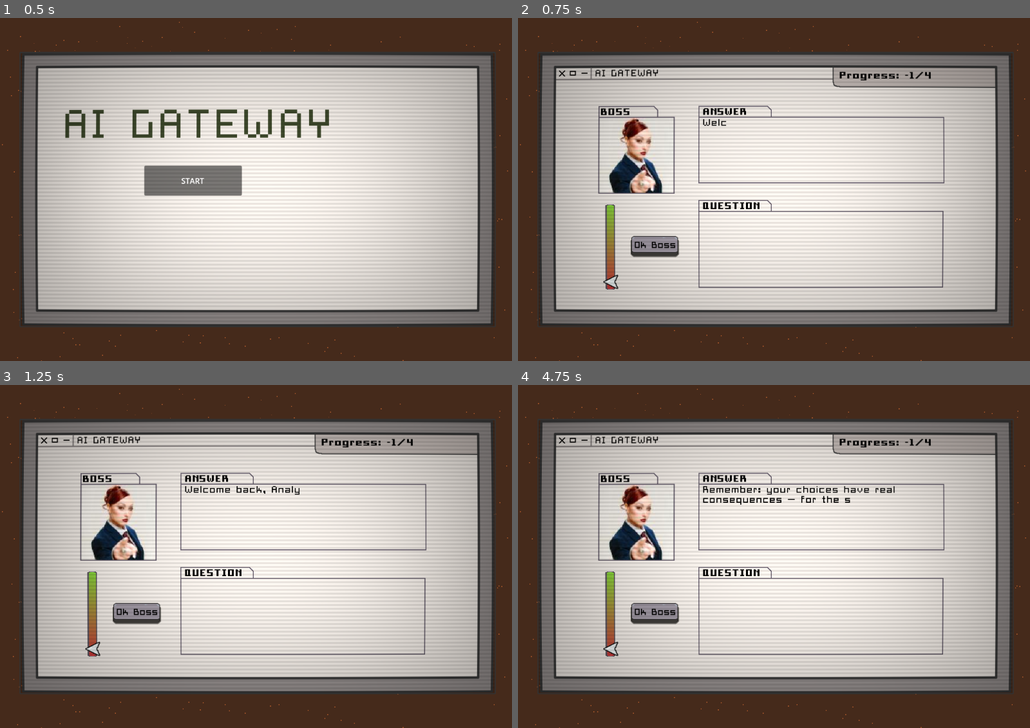
Above: before the commit, frames 1-4 (two rows, left to right).
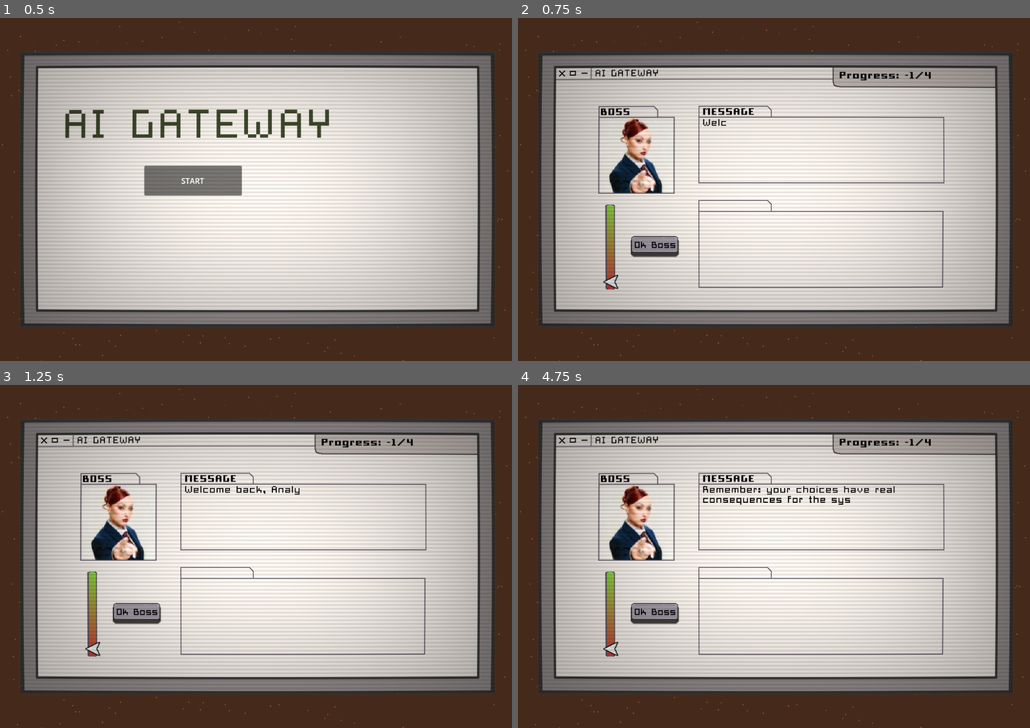
Above: after the commit, the same moments.

Repository: campiao/ai-ethics-sgame
Game: Godot game, scene res://scenes/main_menu.tscn
The game is run twice, just before and just after one commit, with the same random seed, the same clock (stepped at 60 frames per second) and the same inputs.
Inputs (mouse positions are in pixels of both pictures, inside the frame that each line leads up to):
- Up to frame 1 (0.5 s): no input
- Up to frame 2 (0.75 s): click "START" at 0.5 s
- Up to frame 3 (1.25 s): no input
- Up to frame 4 (4.75 s): click (656, 614) at 1.25 s; click (656, 614) at 2 s; click (656, 614) at 2.75 s; move the mouse to (886, 539) at 3.52 s; click (886, 539) at 3.6 s; move the mouse to (671, 573) at 4.27 s; click (671, 573) at 4.35 s

Frame 1 is identical in both runs. In frame 2, 0.3% of the frame differs, in the area x 36-48%, y 26-56%; in frame 3, 0.3%; in frame 4, 0.4%, in the area x 36-64%, y 26-56%.

Commit message:
feat: add more meaningful text to labels and fix some text errors

Diff:
--- a/ai-ethics-serious-game/resources/entities_data_v2.json
+++ b/ai-ethics-serious-game/resources/entities_data_v2.json
@@ -8,7 +8,7 @@
 	},
 	"1":{
 		"question_text": "CASE #1377 — A virtual assistant gave a confident legal answer. A user followed it and faced consequences. How much should we trust confident AI responses?",
-		"answer_text": "The assistant gave a detailed, fluent explanation — but the sources weren't verified.",
+		"answer_text": "The assistant gave a detailed, fluent explanation, but the sources weren't verified.",
 		"confidence_target": 85,
 		"feedback_perceptive": "A disclaimer was added to AI replies. User trust dropped, but accuracy complaints fell sharply.",
 		"feedback_missed": "Poor judgment in trust led to repeated misuse. Confidence in the system eroded after more incidents."
--- a/ai-ethics-serious-game/resources/entities_data_v2_2.json
+++ b/ai-ethics-serious-game/resources/entities_data_v2_2.json
@@ -1,30 +1,30 @@
 {
 	"0":{
-    	"question_text": "CASE #0420 — After deploying a diagnostic AI trained on millions of medical records, a hospital proposed removing doctors from certain review steps. How much should we trust the AI?",
-    	"answer_text": "The AI shows high accuracy in tests but lacks contextual judgment in rare or ethical cases.",
-    	"confidence_target": 30,
-    	"feedback_perceptive": "Human doctors stayed involved. Misdiagnoses decreased, and patient trust remained high.",
-    	"feedback_missed": "Over- or under-reliance caused delays or errors in diagnoses, shaking public confidence in the hospital."
+		"question_text": "CASE #0420 — After deploying a diagnostic AI trained on millions of medical records, a hospital proposed removing doctors from certain review steps. How much should we trust the AI?",
+		"answer_text": "The AI shows high accuracy in tests but lacks contextual judgment in rare or ethical cases.",
+		"confidence_target": 30,
+		"feedback_perceptive": "Human doctors stayed involved. Misdiagnoses decreased, and patient trust remained high.",
+		"feedback_missed": "Over- or under-reliance caused delays or errors in diagnoses, shaking public confidence in the hospital."
   	},
   	"1":{
-    	"question_text": "CASE #0875 — A chatbot gave confident legal advice that seemed credible. A user acted on it and suffered financial loss. Should people rely on confident AI outputs?",
-    	"answer_text": "The chatbot generated its response based on patterns in public forums, not verified sources.",
-    	"confidence_target": 20,
-    	"feedback_perceptive": "Users learned to double-check. Misinformation cases dropped, and usage remained stable.",
-    	"feedback_missed": "Blind trust or total doubt led to harm — either spreading false info or ignoring valid help."
+		"question_text": "CASE #0875 — A chatbot gave confident legal advice that seemed credible. A user acted on it and suffered financial loss. Should people rely on confident AI outputs?",
+		"answer_text": "The chatbot generated its response based on patterns in public forums, not verified sources.",
+		"confidence_target": 20,
+		"feedback_perceptive": "Users learned to double-check. Misinformation cases dropped, and usage remained stable.",
+		"feedback_missed": "Blind trust or total doubt led to harm,  either spreading false info or ignoring valid help."
   	},
   	"2":{
-    	"question_text": "CASE #2311 — An AI-created artwork won an international prize. Later, several artists claimed parts of their work were used. How original is this image?",
-    	"answer_text": "The image was generated by recombining visual elements from a large dataset of prior works.",
-    	"confidence_target": 70,
-    	"feedback_perceptive": "Organizers clarified rules. Artists and audiences accepted the decision as fair.",
-    	"feedback_missed": "The contest faced criticism for unclear boundaries, losing trust from the art community."
+		"question_text": "CASE #2311 — An AI-created artwork won an international prize. Later, several artists claimed parts of their work were used. How original is this image?",
+		"answer_text": "The image was generated by recombining visual elements from a large dataset of prior works.",
+		"confidence_target": 70,
+		"feedback_perceptive": "Organizers clarified rules. Artists and audiences accepted the decision as fair.",
+		"feedback_missed": "The contest faced criticism for unclear boundaries, losing trust from the art community."
   	},
   	"3":{
-    	"question_text": "CASE #3194 — A hiring AI system rejected many candidates from a specific background. The company defended its neutrality. Can this system be trusted to be fair?",
-    	"answer_text": "The AI was trained on past decisions that reflected biased hiring practices.",
-    	"confidence_target": 25,
-    	"feedback_perceptive": "The system was audited. Hiring became more transparent, with improved fairness metrics.",
-    	"feedback_missed": "Neglecting bias concerns led to public backlash and internal resignations."
+		"question_text": "CASE #3194 — A hiring AI system rejected many candidates from a specific background. The company defended its neutrality. Can this system be trusted to be fair?",
+		"answer_text": "The AI was trained on past decisions that reflected biased hiring practices.",
+		"confidence_target": 25,
+		"feedback_perceptive": "The system was audited. Hiring became more transparent, with improved fairness metrics.",
+		"feedback_missed": "Neglecting bias concerns led to public backlash and internal resignations."
   	}
 }
--- a/ai-ethics-serious-game/scenes/level_one.tscn
+++ b/ai-ethics-serious-game/scenes/level_one.tscn
@@ -571,10 +571,10 @@
 
 [node name="PostLevelScreen" parent="." instance=ExtResource("18_w4tp6")]
 visible = false
-good_ending_text = "Congratulations, you had a good error rate! You made sure AI's we hire meet our ethical and moral values!
+good_ending_text = "Congratulations, your score met our minimum standards! Your actions had a positive impact in the world.
 As a reward, you have been promoted! Ahead lies a new challenge :)"
 bad_ending_text = "Oh no, you seem to have performed really badly!
-You have another change to correctly identify the unethical AI's. Do not dissapoint us again..."
+However, we will give you another chance to prove your worth. Do not dissapoint us again..."
 
 [connection signal="pressed" from="UI/AcceptButton" to="." method="_on_accept_button_pressed"]
 [connection signal="pressed" from="UI/OkBossButton" to="." method="_on_ok_boss_button_pressed"]
--- a/ai-ethics-serious-game/scenes/level_two.tscn
+++ b/ai-ethics-serious-game/scenes/level_two.tscn
@@ -106,6 +106,7 @@
 text = "MESSAGE"
 
 [node name="TitleQuestionLabel" type="Label" parent="UI_Dialog"]
+visible = false
 layout_mode = 0
 offset_left = 388.0
 offset_top = 387.0
@@ -251,6 +252,7 @@
 vertical_alignment = 1
 
 [node name="TitleImageLeftLabel2" type="Label" parent="UI_Images"]
+layout_mode = 0
 offset_left = 194.0
 offset_top = 545.0
 offset_right = 894.0
@@ -258,7 +260,7 @@
 theme_override_colors/font_color = Color(0, 0, 0, 1)
 theme_override_fonts/font = ExtResource("3_4br1q")
 theme_override_font_sizes/font_size = 20
-text = "CLICK ON THE IMAGE YOU BELIEVE IS AI GENERTYED"
+text = "CLICK ON THE IMAGE YOU BELIEVE IS AI GENERATED"
 horizontal_alignment = 1
 
 [node name="ImagePairs" type="Node2D" parent="."]
--- a/ai-ethics-serious-game/scripts/level_one/world_manager.gd
+++ b/ai-ethics-serious-game/scripts/level_one/world_manager.gd
@@ -59,7 +59,7 @@
 var first_level_text := [
 	"Today, you’ll review decisions made by AI in critical areas: healthcare, education, security.",
 	"Your task is to evaluate how much trust each decision deserves. Use the slider to indicate your judgment.",
-	"Remember: your choices have real consequences — for the system, and for people’s lives.",
+	"Remember: your choices have real consequences for the system, and for people’s lives.",
 	"Don’t trust blindly. Don’t reject without thought.",
 	"The first case is ready."
 ]
@@ -138,6 +138,7 @@
 	if not boss_entity.over:
 		boss_entity.is_it_over(answer_label);
 	else:
+		$UI/TitleQuestionLabel.visible = true
 		advance_level()
 
 func base_button_logic() -> void:
@@ -166,9 +167,14 @@
 	ok_boss_button.show()
 
 
+
+
 func advance_to_normal_screen() -> void:
 	ok_boss_button.hide()
 	accept_button.show()
+
+	$UI/TitleAnswerLabel.text = "DETAILS"
+	$UI/TitleQuestionLabel.text = "SUMMARY"
 
 func setup_boss_text(entity_data: EntityType,
 	is_choice_correct: bool) -> void:
@@ -176,6 +182,9 @@
 		boss_entity.answer_text = entity_data.feedback_perceptive
 	else:
 		boss_entity.answer_text = entity_data.feedback_missed
+
+	$UI/TitleAnswerLabel.text = "EFFECT"
+	$UI/TitleQuestionLabel.text = "ANSWER"
 
 	# TODO: Maybe make it so the same flavor text can't appear twice in a row
 	boss_entity.question_text = correct_choice_flavor.pick_random() \
@@ -203,5 +212,7 @@
 	is_entity_visible = false
 
 func show_tutorial() -> void:
+	$UI/TitleAnswerLabel.text = "MESSAGE"
+	$UI/TitleQuestionLabel.visible = false
 	advance_to_boss_screen()
 	setup_entity(boss_entity)
--- a/ai-ethics-serious-game/scripts/level_two/level_2_manager.gd
+++ b/ai-ethics-serious-game/scripts/level_two/level_2_manager.gd
@@ -43,7 +43,7 @@
 var level_2_transition_dialogue = [
 	"You’ll now access files and images generated by AI.",
 	"Your mission is clear: determine what’s real and what’s been manipulated.",
-	"Use your judgment — what you see may not be what it seems.",
+	"Use your judgment; what you see may not be what it seems.",
 	"Blind trust can be the greatest lie.",
 	"Level 2 begins now."
 ]
